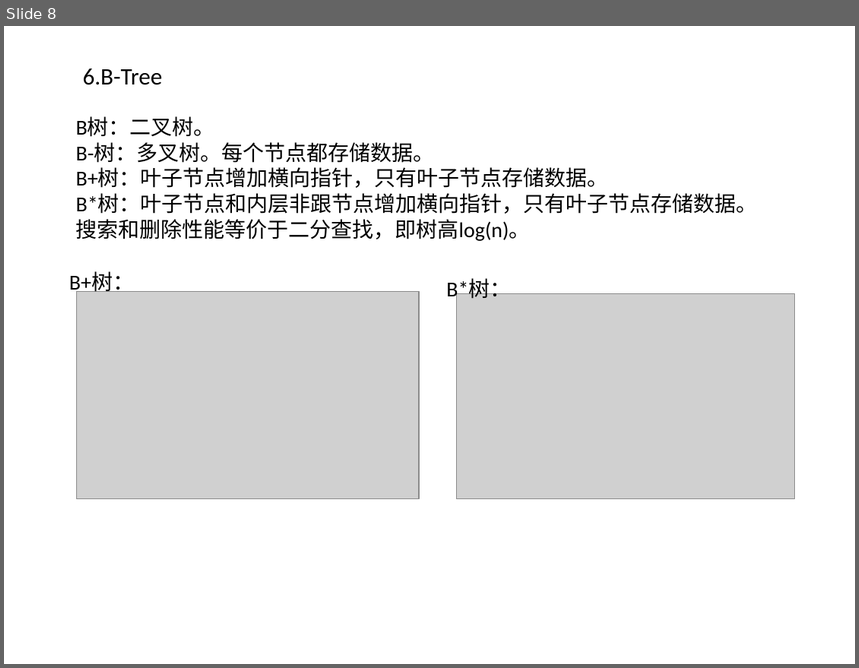
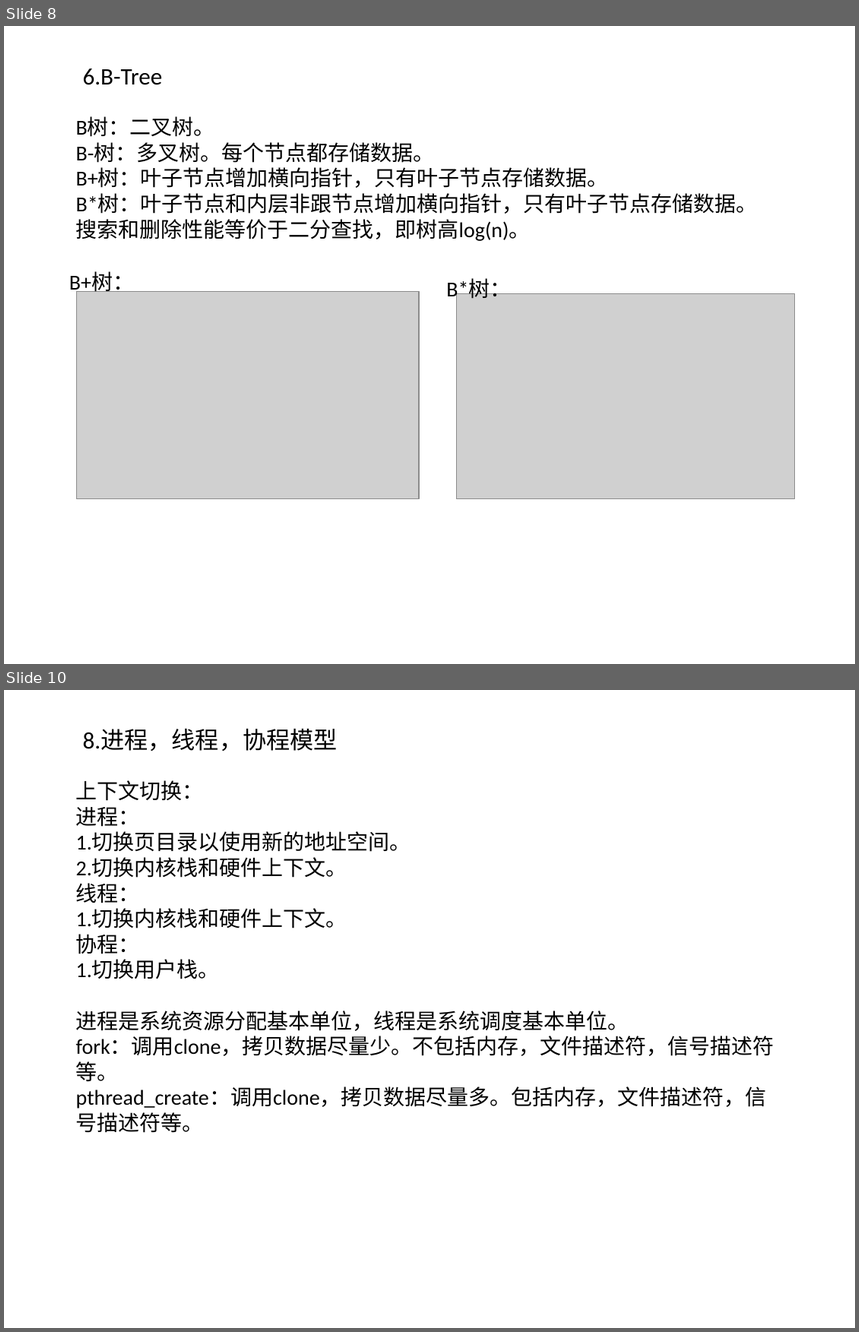
Before and after one commit to willkk/go, a slide deck: algos_summary.pptx. Shown one above the other, each under a label of ours: slide 8 before the commit, slides 8 and 10 after it; the slides between them are not shown. The pictures are 859x668 and 859x1332 pixels, drawn with LibreOffice and Linux fonts; fonts in the diff are those of the drawing; grey boxes stand for pictures. Boxes give left, top, right and bottom in pixels: in the first picture for what was removed or moved away, otherwise in the second. Text is boxed around its words. In the diff, an @@ line names an element or a change of style, - is before the commit and + after.

```diff
--- a/algos_summary.pptx
+++ b/algos_summary.pptx
@@ slide 10 added at bbox=[4, 690, 855, 1328], background #FFFFFF @@
@@ text added at bbox=[83, 729, 338, 751], 20 pt, text #000000 @@
+8.进程，线程，协程模型
@@ text added at bbox=[76, 780, 775, 1133], 18 pt, text #000000 @@
+上下文切换：
+进程：
+1.切换页目录以使用新的地址空间。
+2.切换内核栈和硬件上下文。
+线程：
+1.切换内核栈和硬件上下文。
+协程：
+1.切换用户栈。
+进程是系统资源分配基本单位，线程是系统调度基本单位。
+fork：调用clone，拷贝数据尽量少。不包括内存，文件描述符，信号描述符等。
+pthread_create：调用clone，拷贝数据尽量多。包括内存，文件描述符，信号描述符等。
```
Also in this commit, not shown: 1 slide changed, 2 other slides added, 1 other file.
